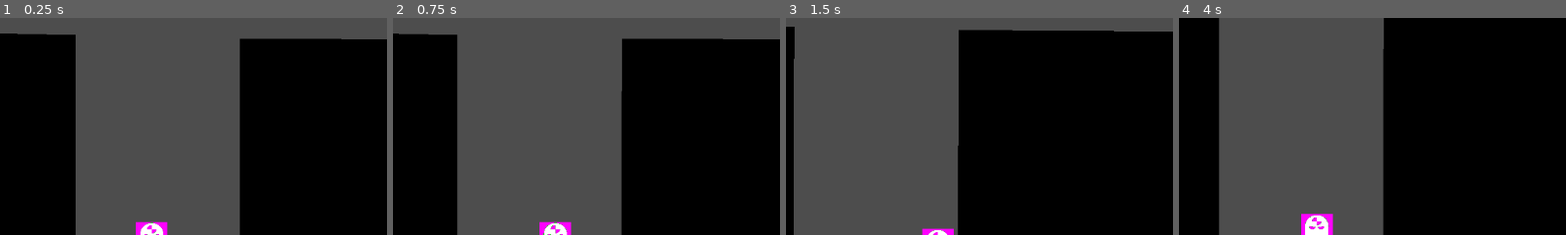
Above: before the commit, frames 1-4 (left to right).
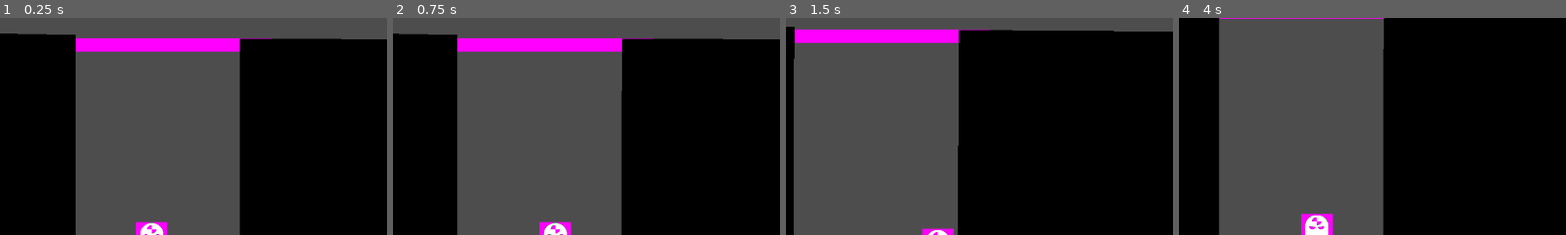
Above: after the commit, the same moments.

Repository: andrewpressman/Developer-Dungeon
Game: Godot game, scene res://Hub World/Hub.tscn
Same seed, same stepped clock (60 frames per second), same inputs: the game is played once before the commit and once after it.
Inputs:
- Up to frame 1 (0.25 s): no input
- Up to frame 2 (0.75 s): tap Enter at 0.5 s; hold Right (ui_right) from 0.53 s (still down)
- Up to frame 3 (1.5 s): tap Space at 0.77 s; release Right (ui_right) at 1.28 s; hold Down (ui_down) from 1.28 s (still down)
- Up to frame 4 (4 s): tap Space at 1.52, 2.75, 3.02, 3.77 s; release Down (ui_down) at 2.03 s; hold Right (ui_right) 2.03-2.78 s; hold Up (ui_up) 2.78-3.53 s; hold Left (ui_left) from 3.53 s (still down)
The pictures show only the part of the screen within x 30-80%, y 0-50%; the shares and areas given below are measured in that part.

The runs differ from the first frame. In frame 1, 2.7% of the frame differs, in the area x 19-71%, y 9-16%; in frame 2, 2.7%, in the area x 16-68%, y 9-16%; in frame 3, 2.7%; in frame 4, 0.2%.

Commit message:
added breakable objects player can dash through

Diff:
--- /dev/null
+++ b/BreakableObject.gd
@@ -0,0 +1,16 @@
+extends Area2D
+
+var player = null
+
+# Called when the node enters the scene tree for the first time.
+func _ready():
+	player = get_node("/root/Node2D/Player")
+
+func onEnter(body):
+	if body.name == "Player":
+		print("player")
+		if body.currSpeed == body.DashSpeed:
+			kill()
+
+func kill():
+	queue_free()
--- a/Hub World/Hub.tscn
+++ b/Hub World/Hub.tscn
@@ -1,8 +1,9 @@
-[gd_scene load_steps=5 format=3 uid="uid://btobj4s4yhmvx"]
+[gd_scene load_steps=6 format=3 uid="uid://btobj4s4yhmvx"]
 
 [ext_resource type="Script" path="res://Hub World/Hub.gd" id="1_4elkb"]
 [ext_resource type="PackedScene" uid="uid://b8eev8on1b5wn" path="res://Proof of Concept/player.tscn" id="1_fucvp"]
 [ext_resource type="Script" path="res://Hub World/LevelDoor.gd" id="2_twohm"]
+[ext_resource type="PackedScene" uid="uid://doupdcryw0hvp" path="res://Proof of Concept/breakable_object.tscn" id="4_ju6p7"]
 
 [sub_resource type="CircleShape2D" id="CircleShape2D_0gk48"]
 radius = 139.129
@@ -39,4 +40,7 @@
 [node name="Player" parent="." instance=ExtResource("1_fucvp")]
 position = Vector2(-3, -199)
 
+[node name="BreakableObject" parent="." instance=ExtResource("4_ju6p7")]
+position = Vector2(25, -767)
+
 [connection signal="body_entered" from="Doors/Level1" to="Doors/Level1" method="Teleport"]
--- a/Proof of Concept/Main.tscn
+++ b/Proof of Concept/Main.tscn
@@ -1,8 +1,9 @@
-[gd_scene load_steps=4 format=3 uid="uid://2fg4cqxxdfw1"]
+[gd_scene load_steps=5 format=3 uid="uid://2fg4cqxxdfw1"]
 
 [ext_resource type="PackedScene" uid="uid://b8eev8on1b5wn" path="res://Proof of Concept/player.tscn" id="1_ixhf7"]
 [ext_resource type="Script" path="res://Proof of Concept/Controller.gd" id="1_q7ipu"]
 [ext_resource type="PackedScene" uid="uid://dspor8x38wy17" path="res://Proof of Concept/SlowTrap.tscn" id="3_gcfa5"]
+[ext_resource type="PackedScene" uid="uid://doupdcryw0hvp" path="res://Proof of Concept/breakable_object.tscn" id="4_3txdr"]
 
 [node name="Node2D" type="Node2D"]
 script = ExtResource("1_q7ipu")
@@ -67,4 +68,7 @@
 wait_time = 3.0
 autostart = true
 
+[node name="BreakableObject" parent="." instance=ExtResource("4_3txdr")]
+position = Vector2(664, -127)
+
 [connection signal="timeout" from="SpawnerClock" to="." method="spawn"]
--- /dev/null
+++ b/Proof of Concept/breakable_object.tscn
@@ -0,0 +1,32 @@
+[gd_scene load_steps=5 format=3 uid="uid://doupdcryw0hvp"]
+
+[ext_resource type="Script" path="res://BreakableObject.gd" id="1_0kvi6"]
+
+[sub_resource type="RectangleShape2D" id="RectangleShape2D_4r2ap"]
+size = Vector2(109.333, 41.1667)
+
+[sub_resource type="PlaceholderTexture2D" id="PlaceholderTexture2D_cny8o"]
+
+[sub_resource type="RectangleShape2D" id="RectangleShape2D_2lxv7"]
+size = Vector2(328, 20)
+
+[node name="BreakableObject" type="Area2D"]
+scale = Vector2(2, 2)
+script = ExtResource("1_0kvi6")
+
+[node name="BreakCheck" type="CollisionShape2D" parent="."]
+scale = Vector2(3, 3)
+shape = SubResource("RectangleShape2D_4r2ap")
+
+[node name="Object" type="StaticBody2D" parent="."]
+
+[node name="Sprite2D" type="Sprite2D" parent="Object"]
+position = Vector2(-7.62939e-06, 0)
+scale = Vector2(328, 20)
+texture = SubResource("PlaceholderTexture2D_cny8o")
+
+[node name="ObjectCheck" type="CollisionShape2D" parent="Object"]
+shape = SubResource("RectangleShape2D_2lxv7")
+debug_color = Color(0.936703, 1.63645e-05, 0.631087, 0.42)
+
+[connection signal="body_entered" from="." to="." method="onEnter"]
